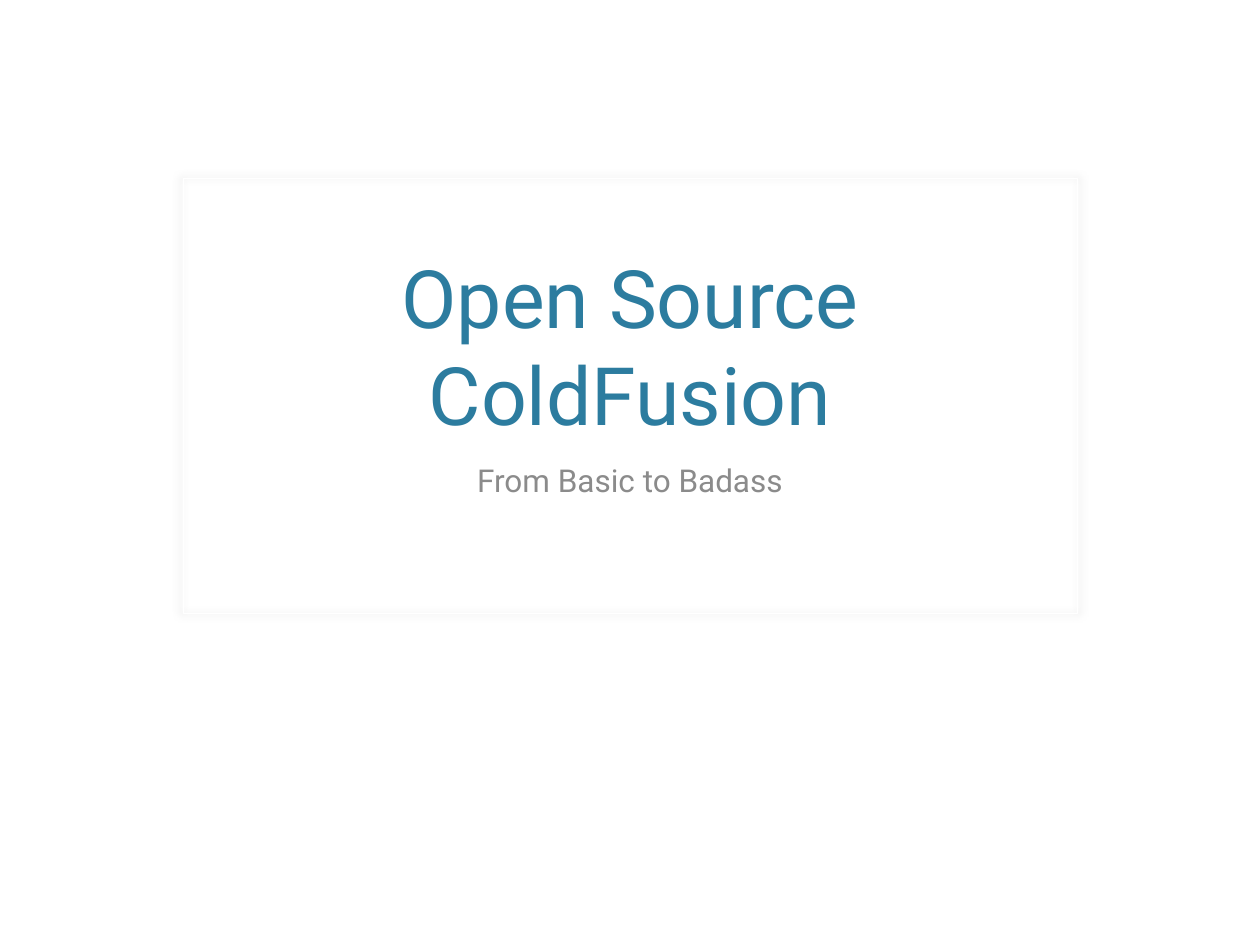
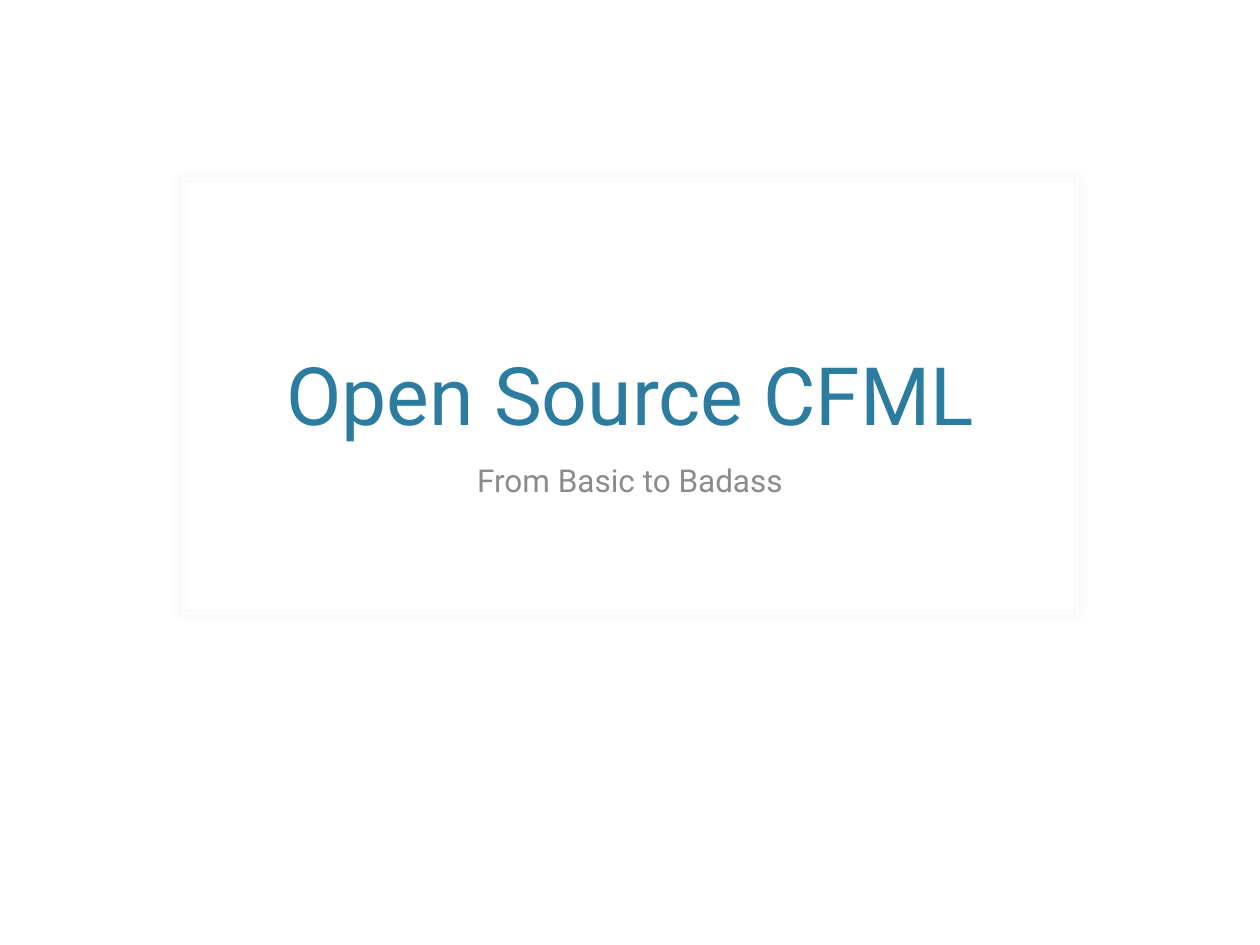
Before and after one commit to awayken/2011sdcodecamp, a slide deck: slide 1 of presentation.pptx. Drawn at 1260x945 pixels with LibreOffice and Linux fonts; fonts in the diff are those of the drawing; background and template pictures are left out. Boxes give left, top, right and bottom in pixels: in the first picture for what was removed or moved away, otherwise in the second. Text is boxed around its words. In the diff, an @@ line names an element or a change of style, - is before the commit and + after.

Commit message:
Some name changing and adding SlideShare link to README.md

```diff
--- a/presentation.pptx
+++ b/presentation.pptx
@@ title at (286, 367, 973, 442): text changed @@
-Open Source ColdFusion
+Open Source CFML
```
Also in this commit, not shown: 3 other files.
